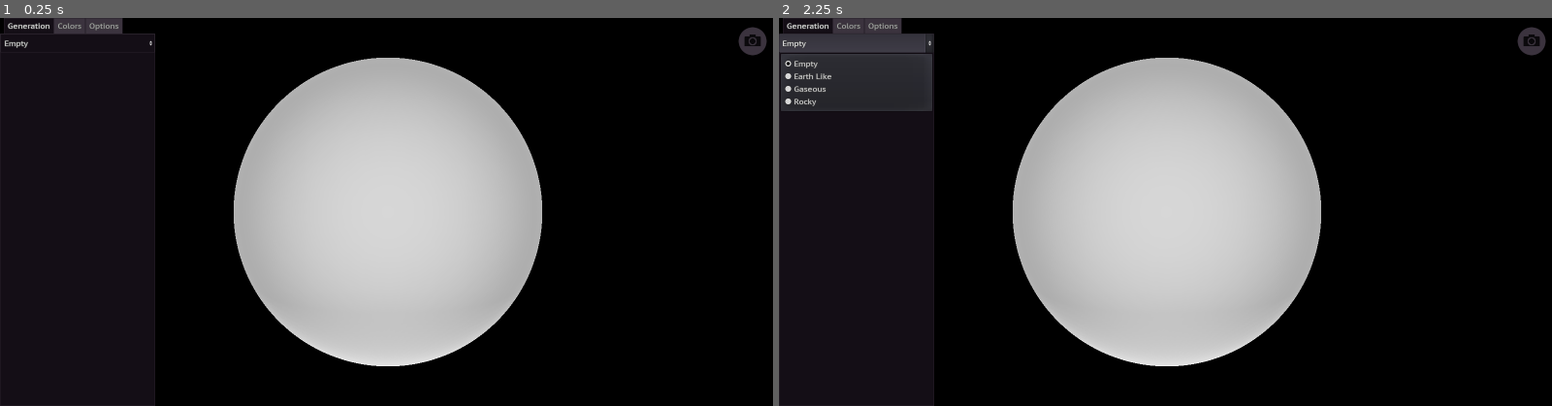
Above: before the commit, frames 1-2 (left to right).
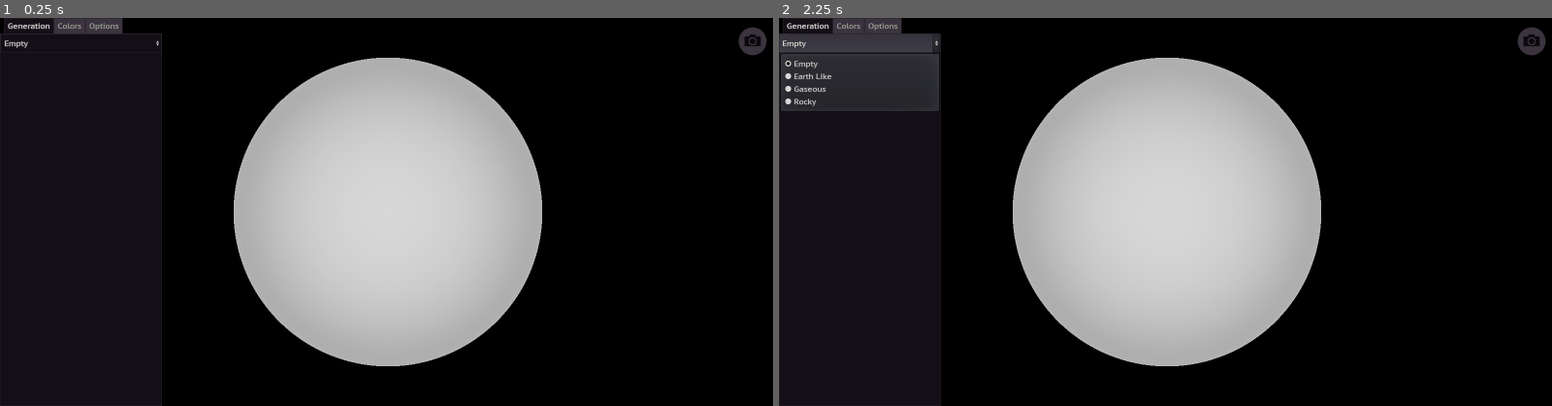
Above: after the commit, the same moments.

Repository: Anaxarchus/Worlds
Game: Godot game, scene res://Creator/CreationScene.tscn
Two runs of this game, one before a commit and one after it. Both use one fixed random seed, a clock stepped at 60 frames per second and the inputs below.
Inputs (mouse positions are in pixels of both pictures, inside the frame that each line leads up to):
- Up to frame 1 (0.25 s): no input
- Up to frame 2 (2.25 s): click "Empty" at 0.5 s; click (1528, 41) at 1.25 s; click "Empty" at 2 s

The runs differ from the first frame. In frame 1, 1.0% of the frame differs, in the area x 19-64%, y 4-100%; in frame 2, 1.1%, in the area x 18-64%, y 4-100%.

Commit message:
Started light direction controls
Began working on controls for light direction, intensity and color. Added a few screenshots.

Diff:
--- a/Creator/CreationScene.tscn
+++ b/Creator/CreationScene.tscn
@@ -22,7 +22,7 @@
 [node name="PlanetAthmosphere" parent="." instance=ExtResource( 4 )]
 visible = false
 atmosphere_height = 0.088
-sun_path = NodePath("../DirectionalLight")
+sun_path = NodePath("../Sun")
 shader_params/u_day_color0 = Color( 0.290196, 0.388235, 0.921569, 1 )
 shader_params/u_night_color0 = Color( 0.709804, 0.639216, 0.964706, 1 )
 shader_params/u_night_color1 = Color( 1, 1, 1, 1 )
@@ -34,8 +34,9 @@
 transform = Transform( 1, 0, 0, 0, 1, 0, 0, 0, 1, 0, 0, 2.05402 )
 current = true
 
-[node name="DirectionalLight" type="OmniLight" parent="."]
+[node name="Sun" type="OmniLight" parent="."]
 transform = Transform( 1, 0, 0, 0, 1, 0, 0, 0, 1, 0, -2.4142, 0 )
+visible = false
 light_specular = 0.0
 omni_range = 5.40254
 
--- a/GUI/GUI.gd
+++ b/GUI/GUI.gd
@@ -22,11 +22,11 @@
 
 # Called when the node enters the scene tree for the first time.
 func _ready():
-    $TabContainer/Options/ScrollContainer/VBoxContainer/VBoxContainer/BottomOut.value = Creator.atmosphere_day_outer
-    $TabContainer/Options/ScrollContainer/VBoxContainer/VBoxContainer/BottomIn.value = Creator.atmosphere_day_inner
-    $TabContainer/Options/ScrollContainer/VBoxContainer/VBoxContainer/TopOut.value = Creator.atmosphere_night_outer
-    $TabContainer/Options/ScrollContainer/VBoxContainer/VBoxContainer/TopIn.value = Creator.atmosphere_night_inner
-    $TabContainer/Options/ScrollContainer/VBoxContainer/VBoxContainer/Brightness.value = Creator.atmosphere_interior_brightness
+    $TabContainer/Options/ScrollContainer/VBoxContainer/AtmosphereSettings/BottomOut.value = Creator.atmosphere_day_outer
+    $TabContainer/Options/ScrollContainer/VBoxContainer/AtmosphereSettings/BottomIn.value = Creator.atmosphere_day_inner
+    $TabContainer/Options/ScrollContainer/VBoxContainer/AtmosphereSettings/TopOut.value = Creator.atmosphere_night_outer
+    $TabContainer/Options/ScrollContainer/VBoxContainer/AtmosphereSettings/TopIn.value = Creator.atmosphere_night_inner
+    $TabContainer/Options/ScrollContainer/VBoxContainer/AtmosphereSettings/Brightness.value = Creator.atmosphere_interior_brightness
 
 
 func configure_for_earth_like():
--- a/GUI/GUI.tscn
+++ b/GUI/GUI.tscn
@@ -26,7 +26,7 @@
 
 [node name="TabContainer" type="TabContainer" parent="."]
 anchor_bottom = 1.0
-margin_right = 8.0
+margin_right = 334.0
 rect_min_size = Vector2( 320, 0 )
 tab_align = 0
 drag_to_rearrange_enabled = true
@@ -35,6 +35,7 @@
 }
 
 [node name="Generation" type="VBoxContainer" parent="TabContainer"]
+visible = false
 anchor_right = 1.0
 anchor_bottom = 1.0
 margin_left = 1.0
@@ -87,14 +88,13 @@
 }
 
 [node name="VBoxContainer" type="VBoxContainer" parent="TabContainer/Colors/ScrollContainer"]
-margin_right = 318.0
+margin_right = 332.0
 margin_bottom = 766.0
 size_flags_horizontal = 3
 size_flags_vertical = 3
 custom_constants/separation = 54
 
 [node name="Options" type="Control" parent="TabContainer"]
-visible = false
 anchor_right = 1.0
 anchor_bottom = 1.0
 margin_left = 1.0
@@ -113,84 +113,91 @@
 }
 
 [node name="VBoxContainer" type="VBoxContainer" parent="TabContainer/Options/ScrollContainer"]
-margin_right = 320.0
+margin_right = 332.0
 margin_bottom = 766.0
 size_flags_horizontal = 3
 size_flags_vertical = 3
 
 [node name="Clouds" type="CheckButton" parent="TabContainer/Options/ScrollContainer/VBoxContainer"]
-margin_right = 312.0
-margin_bottom = 40.0
+margin_right = 332.0
+margin_bottom = 48.0
 pressed = true
 text = "Clouds"
 
 [node name="Atmosphere" type="CheckButton" parent="TabContainer/Options/ScrollContainer/VBoxContainer"]
-margin_top = 44.0
-margin_right = 312.0
-margin_bottom = 84.0
+margin_top = 52.0
+margin_right = 332.0
+margin_bottom = 100.0
 pressed = true
 text = "Atmosphere"
 
-[node name="VBoxContainer" type="VBoxContainer" parent="TabContainer/Options/ScrollContainer/VBoxContainer"]
-margin_top = 88.0
-margin_right = 312.0
-margin_bottom = 214.0
-
-[node name="Label" type="Label" parent="TabContainer/Options/ScrollContainer/VBoxContainer/VBoxContainer"]
-margin_right = 312.0
-margin_bottom = 14.0
+[node name="AtmosphereSettings" type="VBoxContainer" parent="TabContainer/Options/ScrollContainer/VBoxContainer"]
+margin_top = 104.0
+margin_right = 332.0
+margin_bottom = 336.0
+
+[node name="Label" type="Label" parent="TabContainer/Options/ScrollContainer/VBoxContainer/AtmosphereSettings"]
+margin_right = 332.0
+margin_bottom = 22.0
 hint_tooltip = "Settings to modulate average planet color on  various atmosphere components for atmosphere gradient."
 mouse_filter = 1
 text = "Atmosphere Settings"
 align = 1
 
-[node name="TopOut" parent="TabContainer/Options/ScrollContainer/VBoxContainer/VBoxContainer" instance=ExtResource( 3 )]
-margin_top = 18.0
-margin_right = 312.0
-margin_bottom = 42.0
+[node name="TopOut" parent="TabContainer/Options/ScrollContainer/VBoxContainer/AtmosphereSettings" instance=ExtResource( 3 )]
+margin_top = 26.0
+margin_right = 332.0
+margin_bottom = 64.0
 title = "Top Outer"
 max_value = 2.0
 min_value = 0.01
 step = 0.01
 tool_tip = "Modulate amount for top most outer portion of Atmosphere "
 
-[node name="TopIn" parent="TabContainer/Options/ScrollContainer/VBoxContainer/VBoxContainer" instance=ExtResource( 3 )]
-margin_right = 312.0
+[node name="TopIn" parent="TabContainer/Options/ScrollContainer/VBoxContainer/AtmosphereSettings" instance=ExtResource( 3 )]
+margin_top = 68.0
+margin_right = 332.0
+margin_bottom = 106.0
 title = "Top Inner"
 max_value = 2.0
 min_value = 0.01
 step = 0.01
 tool_tip = "Modulate amount for top most inner portion of Atmosphere "
 
-[node name="BottomOut" parent="TabContainer/Options/ScrollContainer/VBoxContainer/VBoxContainer" instance=ExtResource( 3 )]
-margin_top = 74.0
-margin_right = 312.0
-margin_bottom = 98.0
+[node name="BottomOut" parent="TabContainer/Options/ScrollContainer/VBoxContainer/AtmosphereSettings" instance=ExtResource( 3 )]
+margin_top = 110.0
+margin_right = 332.0
+margin_bottom = 148.0
 title = "Bottom Outer"
 max_value = 2.0
 min_value = 0.01
 step = 0.01
 tool_tip = "Modulate amount for bottom most outer portion of Atmosphere "
 
-[node name="BottomIn" parent="TabContainer/Options/ScrollContainer/VBoxContainer/VBoxContainer" instance=ExtResource( 3 )]
-margin_top = 102.0
-margin_right = 312.0
-margin_bottom = 126.0
+[node name="BottomIn" parent="TabContainer/Options/ScrollContainer/VBoxContainer/AtmosphereSettings" instance=ExtResource( 3 )]
+margin_top = 152.0
+margin_right = 332.0
+margin_bottom = 190.0
 title = "Bottom Inner"
 max_value = 2.0
 min_value = 0.01
 step = 0.01
 tool_tip = "Modulate amount for bottom most inner portion of Atmosphere "
 
-[node name="Brightness" parent="TabContainer/Options/ScrollContainer/VBoxContainer/VBoxContainer" instance=ExtResource( 3 )]
-margin_top = 102.0
-margin_right = 312.0
-margin_bottom = 126.0
+[node name="Brightness" parent="TabContainer/Options/ScrollContainer/VBoxContainer/AtmosphereSettings" instance=ExtResource( 3 )]
+margin_top = 194.0
+margin_right = 332.0
+margin_bottom = 232.0
 title = "Interior"
 max_value = 2.0
 min_value = 0.01
 step = 0.01
 tool_tip = "Modulate amount for interior brightness  "
+
+[node name="LightingSettings" type="VBoxContainer" parent="TabContainer/Options/ScrollContainer/VBoxContainer"]
+margin_top = 340.0
+margin_right = 332.0
+margin_bottom = 340.0
 
 [node name="Capture" type="TextureButton" parent="."]
 modulate = Color( 0.235294, 0.203922, 0.247059, 1 )
@@ -207,7 +214,6 @@
 }
 
 [node name="Export" type="PopupPanel" parent="."]
-visible = true
 anchor_left = 0.5
 anchor_top = 0.5
 anchor_right = 0.5
@@ -225,12 +231,16 @@
 [node name="VBoxContainer2" type="VBoxContainer" parent="Export"]
 anchor_right = 1.0
 anchor_bottom = 1.0
+margin_left = 1.0
+margin_top = 1.0
+margin_right = -1.0
+margin_bottom = -1.0
 __meta__ = {
 "_edit_use_anchors_": false
 }
 
 [node name="Label" type="Label" parent="Export/VBoxContainer2"]
-margin_right = 701.0
+margin_right = 699.0
 margin_bottom = 22.0
 text = "Export Options"
 align = 1
@@ -241,16 +251,16 @@
 
 [node name="CenterContainer" type="CenterContainer" parent="Export/VBoxContainer2"]
 margin_top = 26.0
-margin_right = 701.0
-margin_bottom = 375.0
+margin_right = 699.0
+margin_bottom = 373.0
 size_flags_horizontal = 3
 size_flags_vertical = 3
 
 [node name="VBoxContainer" type="VBoxContainer" parent="Export/VBoxContainer2/CenterContainer"]
-margin_left = 190.0
-margin_top = 92.0
-margin_right = 510.0
-margin_bottom = 256.0
+margin_left = 189.0
+margin_top = 91.0
+margin_right = 509.0
+margin_bottom = 255.0
 rect_min_size = Vector2( 320, 0 )
 size_flags_vertical = 3
 __meta__ = {
@@ -348,21 +358,21 @@
 clip_text = true
 
 [node name="HBoxContainer" type="HBoxContainer" parent="Export/VBoxContainer2"]
-margin_top = 379.0
-margin_right = 701.0
-margin_bottom = 417.0
+margin_top = 377.0
+margin_right = 699.0
+margin_bottom = 415.0
 alignment = 2
 
 [node name="Cancel" type="Button" parent="Export/VBoxContainer2/HBoxContainer"]
-margin_left = 537.0
-margin_right = 617.0
+margin_left = 535.0
+margin_right = 615.0
 margin_bottom = 38.0
 rect_min_size = Vector2( 80, 0 )
 text = "Cancel"
 
 [node name="Export" type="Button" parent="Export/VBoxContainer2/HBoxContainer"]
-margin_left = 621.0
-margin_right = 701.0
+margin_left = 619.0
+margin_right = 699.0
 margin_bottom = 38.0
 rect_min_size = Vector2( 80, 0 )
 disabled = true
@@ -371,11 +381,11 @@
 [connection signal="item_selected" from="TabContainer/Generation/PlanetType" to="." method="_on_PlanetType_item_selected"]
 [connection signal="toggled" from="TabContainer/Options/ScrollContainer/VBoxContainer/Clouds" to="." method="_on_Clouds_toggled"]
 [connection signal="toggled" from="TabContainer/Options/ScrollContainer/VBoxContainer/Atmosphere" to="." method="_on_Atmosphere_toggled"]
-[connection signal="value_changed" from="TabContainer/Options/ScrollContainer/VBoxContainer/VBoxContainer/TopOut" to="." method="_on_TopOut_value_changed"]
-[connection signal="value_changed" from="TabContainer/Options/ScrollContainer/VBoxContainer/VBoxContainer/TopIn" to="." method="_on_TopIn_value_changed"]
-[connection signal="value_changed" from="TabContainer/Options/ScrollContainer/VBoxContainer/VBoxContainer/BottomOut" to="." method="_on_BottomOut_value_changed"]
-[connection signal="value_changed" from="TabContainer/Options/ScrollContainer/VBoxContainer/VBoxContainer/BottomIn" to="." method="_on_BottomIn_value_changed"]
-[connection signal="value_changed" from="TabContainer/Options/ScrollContainer/VBoxContainer/VBoxContainer/Brightness" to="." method="_on_Brightness_value_changed"]
+[connection signal="value_changed" from="TabContainer/Options/ScrollContainer/VBoxContainer/AtmosphereSettings/TopOut" to="." method="_on_TopOut_value_changed"]
+[connection signal="value_changed" from="TabContainer/Options/ScrollContainer/VBoxContainer/AtmosphereSettings/TopIn" to="." method="_on_TopIn_value_changed"]
+[connection signal="value_changed" from="TabContainer/Options/ScrollContainer/VBoxContainer/AtmosphereSettings/BottomOut" to="." method="_on_BottomOut_value_changed"]
+[connection signal="value_changed" from="TabContainer/Options/ScrollContainer/VBoxContainer/AtmosphereSettings/BottomIn" to="." method="_on_BottomIn_value_changed"]
+[connection signal="value_changed" from="TabContainer/Options/ScrollContainer/VBoxContainer/AtmosphereSettings/Brightness" to="." method="_on_Brightness_value_changed"]
 [connection signal="pressed" from="Capture" to="." method="_on_Capture_pressed"]
 [connection signal="export_sprite" from="Export" to="." method="_on_Export_export_sprite"]
 [connection signal="text_entered" from="Export/VBoxContainer2/CenterContainer/VBoxContainer/HBoxContainer4/Name" to="Export" method="_on_Name_text_entered"]
Binary file added: ScreenShots/Gaseous.png
Binary file added: ScreenShots/RockyMoon.png
Binary file added: ScreenShots/Worlds.png
Binary file added: ScreenShots/rocky.png
